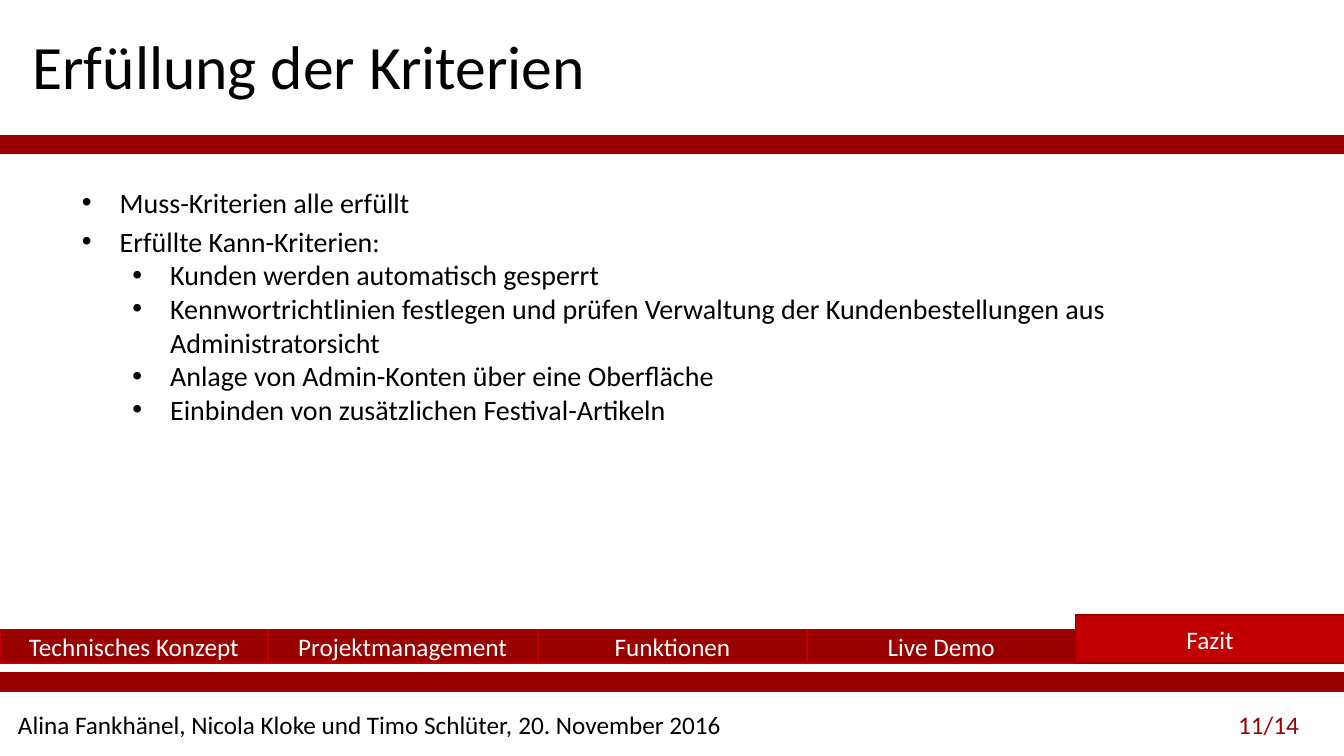
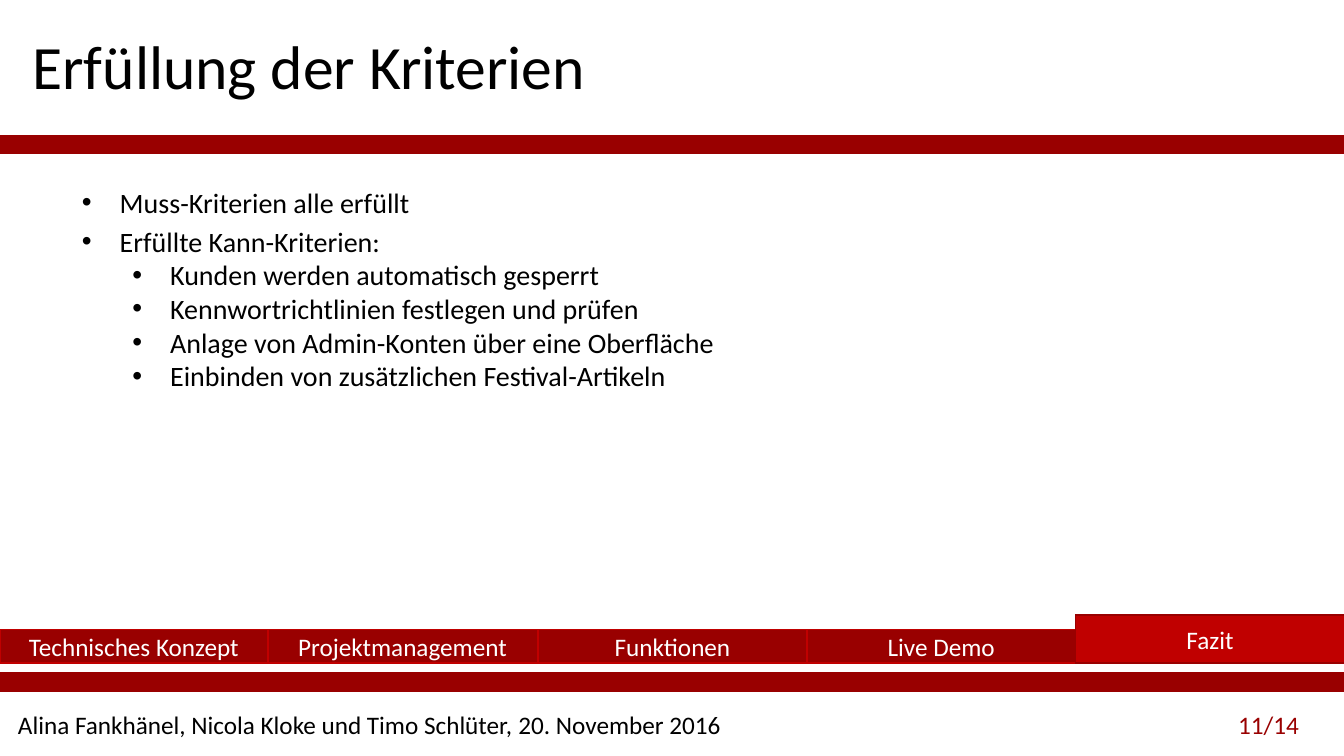
Before and after one commit to Festiva-Team/festiva_documents, a slide deck: slide 11 of Abschlusspräsentation-Festiva_Änderungen Nicola.pptx. Drawn at 1344x756 pixels with LibreOffice and Linux fonts; fonts in the diff are those of the drawing; background and template pictures are left out. Boxes give left, top, right and bottom in pixels: in the first picture for what was removed or moved away, otherwise in the second. Text is boxed around its words. In the diff, an @@ line names an element or a change of style, - is before the commit and + after.

```diff
--- a/Abschlusspräsentation-Festiva_Änderungen Nicola.pptx
+++ b/Abschlusspräsentation-Festiva_Änderungen Nicola.pptx
@@ text at [170, 299, 639, 324]: text changed @@
-  • Kennwortrichtlinien festlegen und prüfen Verwaltung der Kundenbestellungen aus Administratorsicht
+  • Kennwortrichtlinien festlegen und prüfen
```
Also in this commit, not shown: 3 other slides changed, 5 other files.
